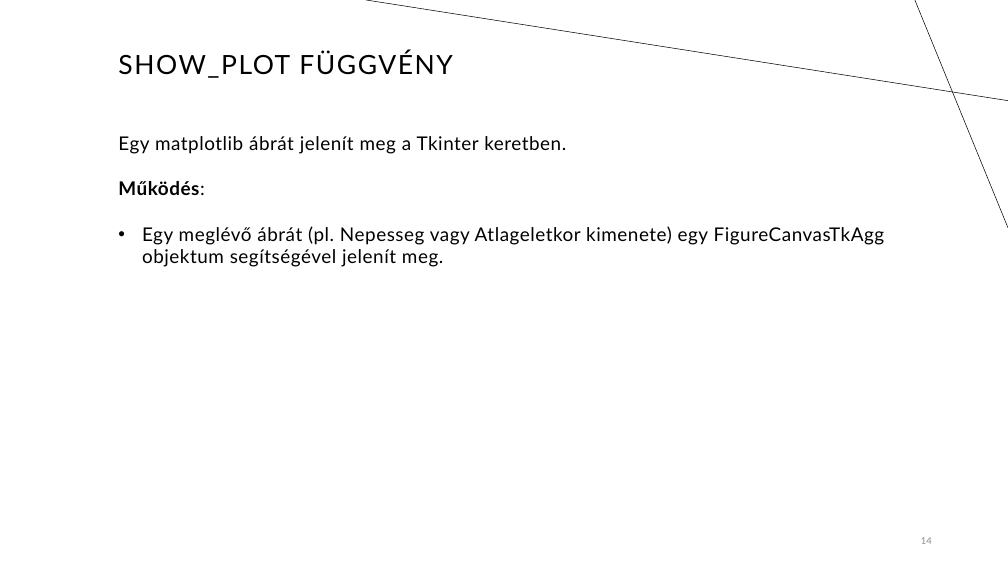
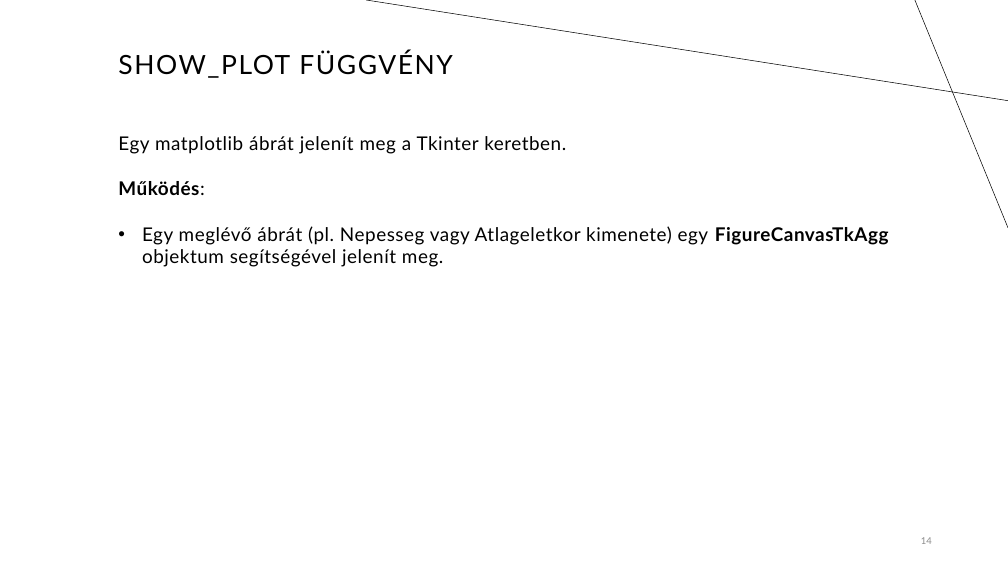
Before and after one commit to tthzsombor/prog_bead, a slide deck: slide 14 of Nepesseg.pptx. Drawn at 1008x567 pixels with LibreOffice and Linux fonts; fonts in the diff are those of the drawing. Boxes give left, top, right and bottom in pixels: in the first picture for what was removed or moved away, otherwise in the second. Text is boxed around its words. In the diff, an @@ line names an element or a change of style, - is before the commit and + after.

```diff
--- a/Nepesseg.pptx
+++ b/Nepesseg.pptx
@@ text at box(142, 226, 889, 267): bold on in "FigureCanvasTkAgg" @@
```
Also in this commit, not shown: 2 other slides changed, 3 slides added, 1 slide removed, 2 other files.
